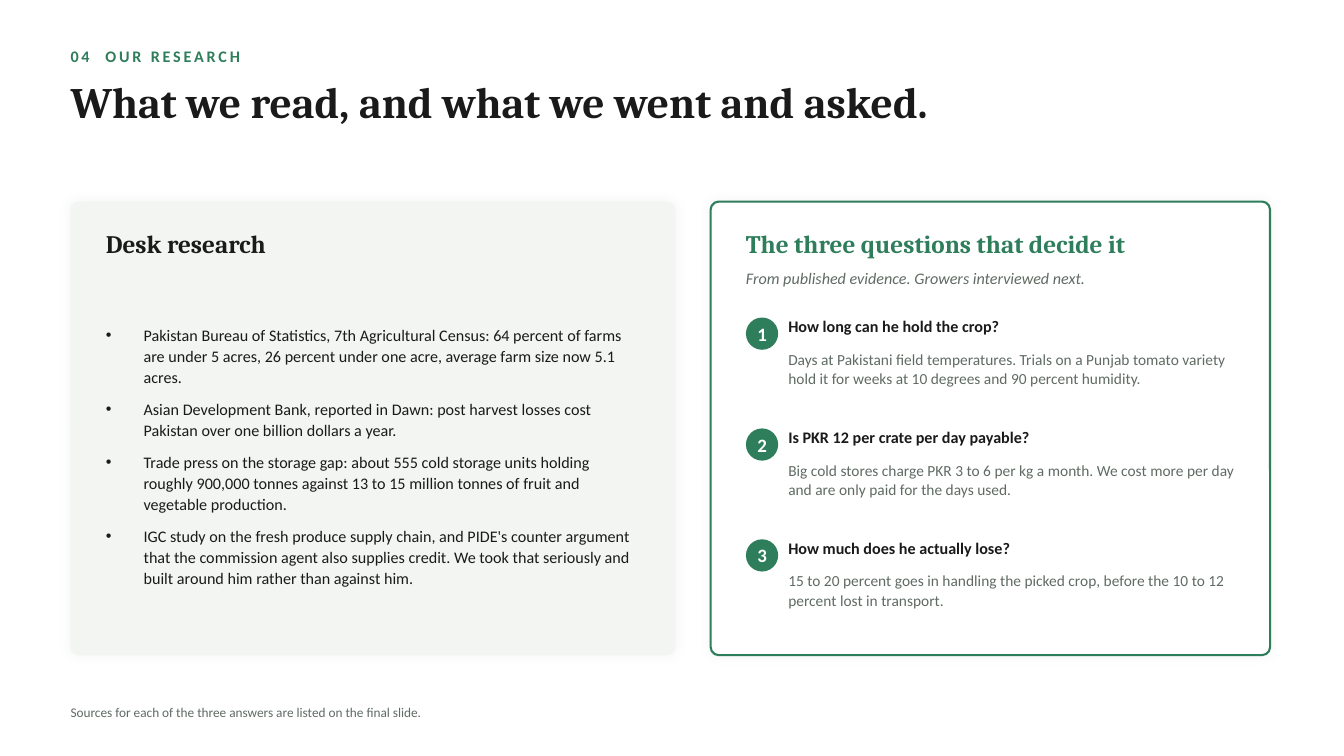
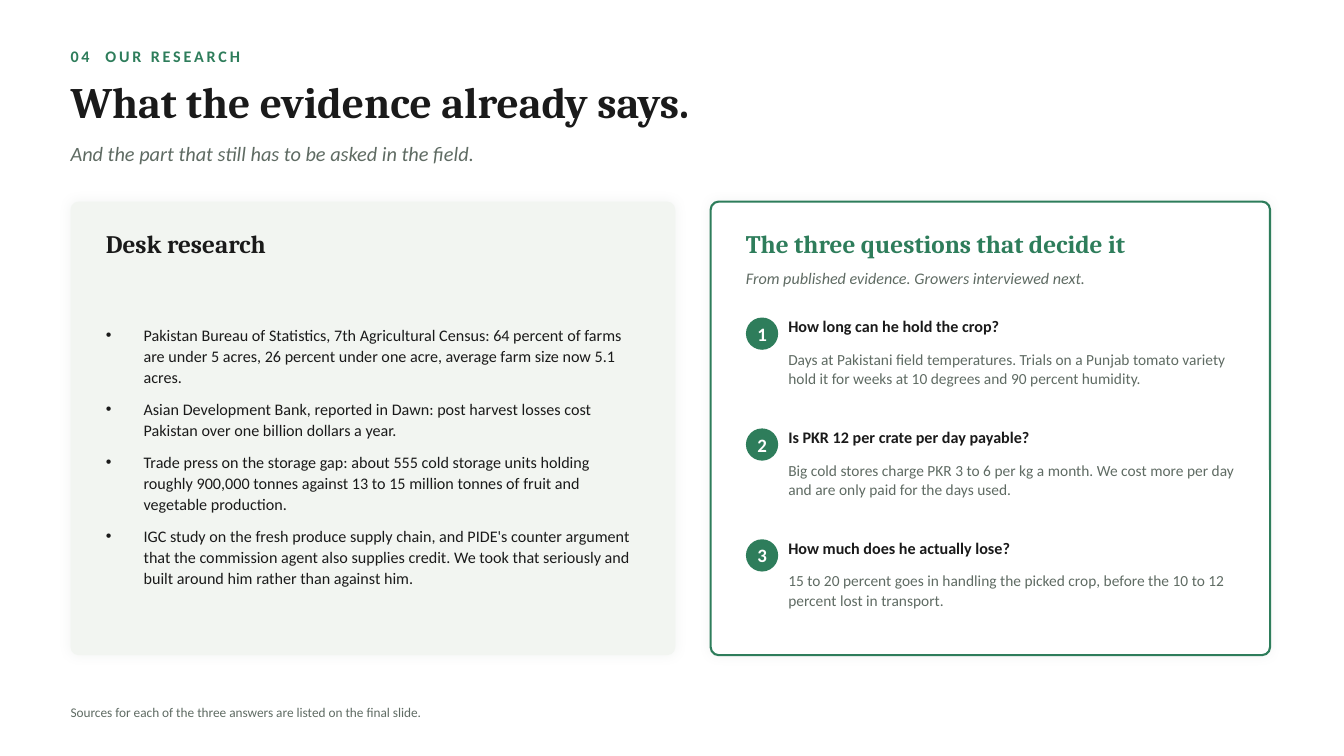
Before and after one commit to s9765fzsv8-cmyk/Claude, a slide deck: slide 5 of genz-entrepreneurship/Thanda-Godam-Pitch.pptx. Drawn at 1344x756 pixels with LibreOffice and Linux fonts; fonts in the diff are those of the drawing. Boxes give left, top, right and bottom in pixels: in the first picture for what was removed or moved away, otherwise in the second. Text is boxed around its words. In the diff, an @@ line names an element or a change of style, - is before the commit and + after.

```diff
--- a/genz-entrepreneurship/Thanda-Godam-Pitch.pptx
+++ b/genz-entrepreneurship/Thanda-Godam-Pitch.pptx
@@ text at <box>71,88,689,127</box>: text changed @@
-What we read, and what we went and asked.
+What the evidence already says.
@@ text added at <box>71,147,474,165</box>, 14.5 pt, text #5F6B63, italic @@
+And the part that still has to be asked in the field.
```
Also in this commit, not shown: 1 other slide changed, 3 other files.
